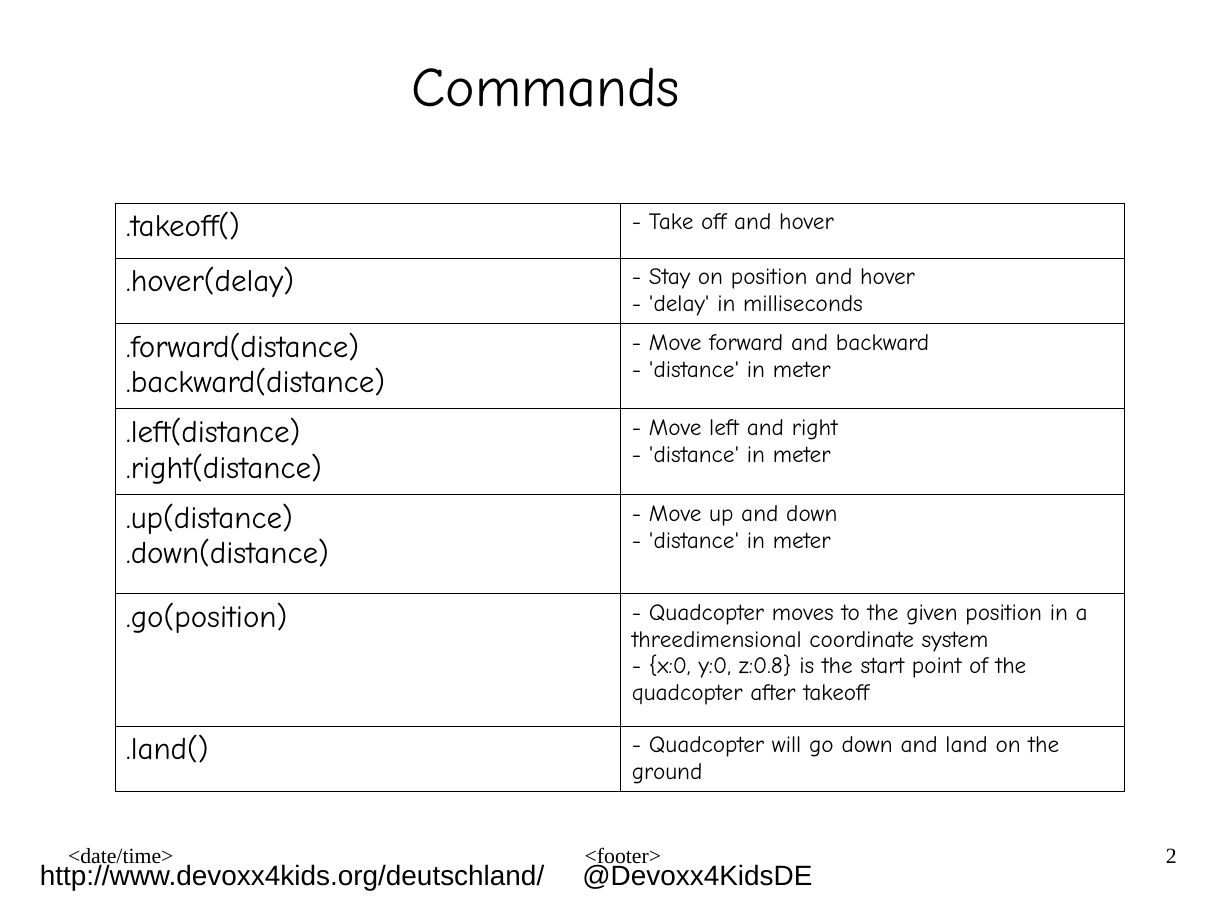
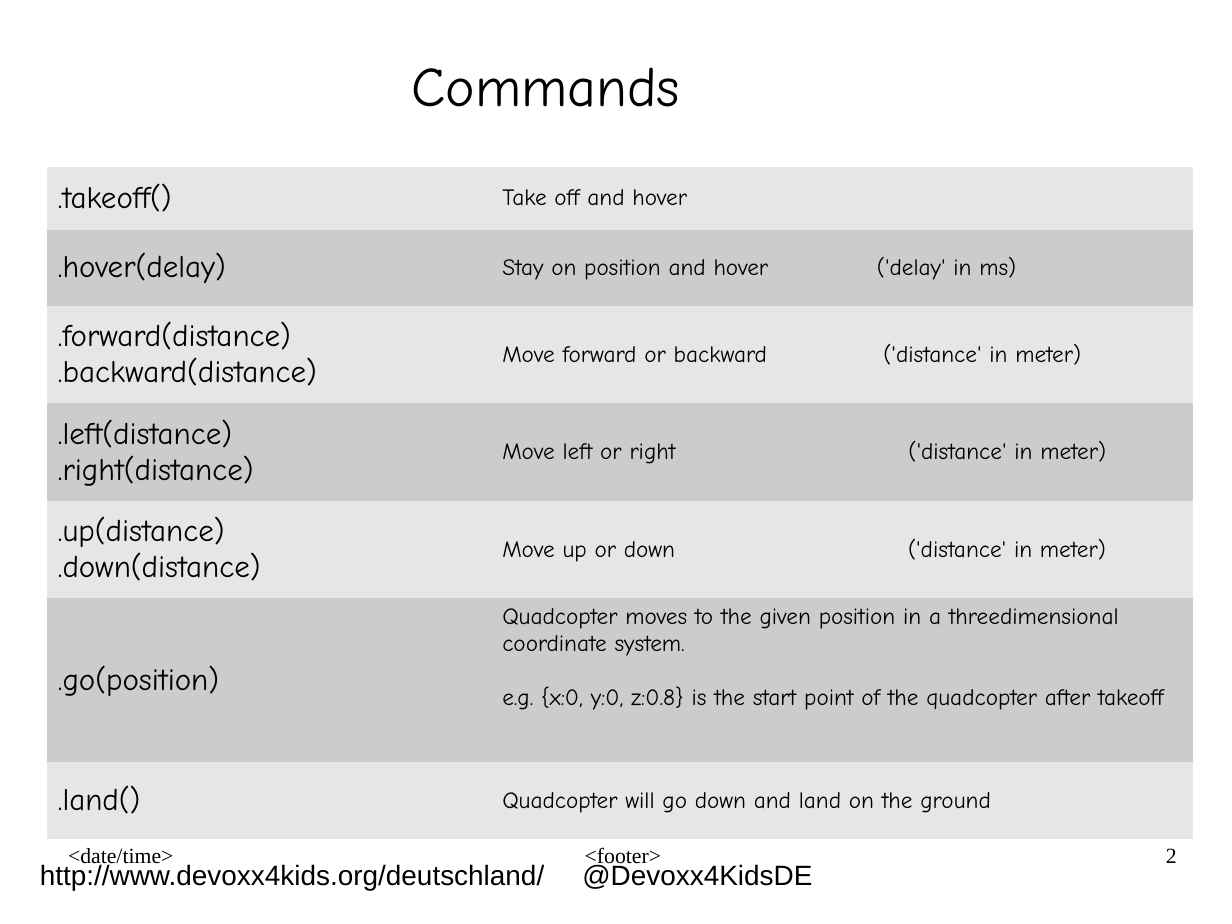
Before and after one commit to derTobsch/ardrone-autonomy-d4k, a slide deck: slide 2 of presentation/quadcopter4kids_handout_eng.odp. Drawn at 1232x924 pixels with LibreOffice and Linux fonts; fonts in the diff are those of the drawing; background and template pictures are left out. Boxes give left, top, right and bottom in pixels: in the first picture for what was removed or moved away, otherwise in the second. Text is boxed around its words. In the diff, an @@ line names an element or a change of style, - is before the commit and + after.

```diff
--- a/presentation/quadcopter4kids_handout_eng.odp
+++ b/presentation/quadcopter4kids_handout_eng.odp
@@ table at <box>47,167,1194,840</box> @@
-row 1, column 2: - Take off and hover
+row 1, column 2: Take off and hover
-row 2, column 2: - Stay on position and hover / - 'delay' in milliseconds
+row 2, column 2: Stay on position and hover ('delay' in ms)
-row 3, column 2: - Move forward and backward / - 'distance' in meter
+row 3, column 2: Move forward or backward ('distance' in meter)
-row 4, column 2: - Move left and right / - 'distance' in meter
+row 4, column 2: Move left or right ('distance' in meter)
-row 5, column 2: - Move up and down / - 'distance' in meter
+row 5, column 2: Move up or down ('distance' in meter)
-row 6, column 2: - Quadcopter moves to the given position in a threedimensional coordinate system / - {x:0, y:0, z:0.8} is the start point of the quadcopter after takeoff
+row 6, column 2: Quadcopter moves to the given position in a threedimensional coordinate system. / e.g. {x:0, y:0, z:0.8} is the start point of the quadcopter after takeoff
-row 7, column 2: - Quadcopter will go down and land on the ground
+row 7, column 2: Quadcopter will go down and land on the ground
@@ fill none to #E6E6E6 in 8 cells @@
@@ fill none to #CCCCCC in 6 cells @@
@@ borders changed @@
@@ table: place and size @@
-table at <box>115,203,1126,792</box>
+table at <box>47,167,1194,840</box>
```
Also in this commit, not shown: 1 other slide changed, 1 other file.
